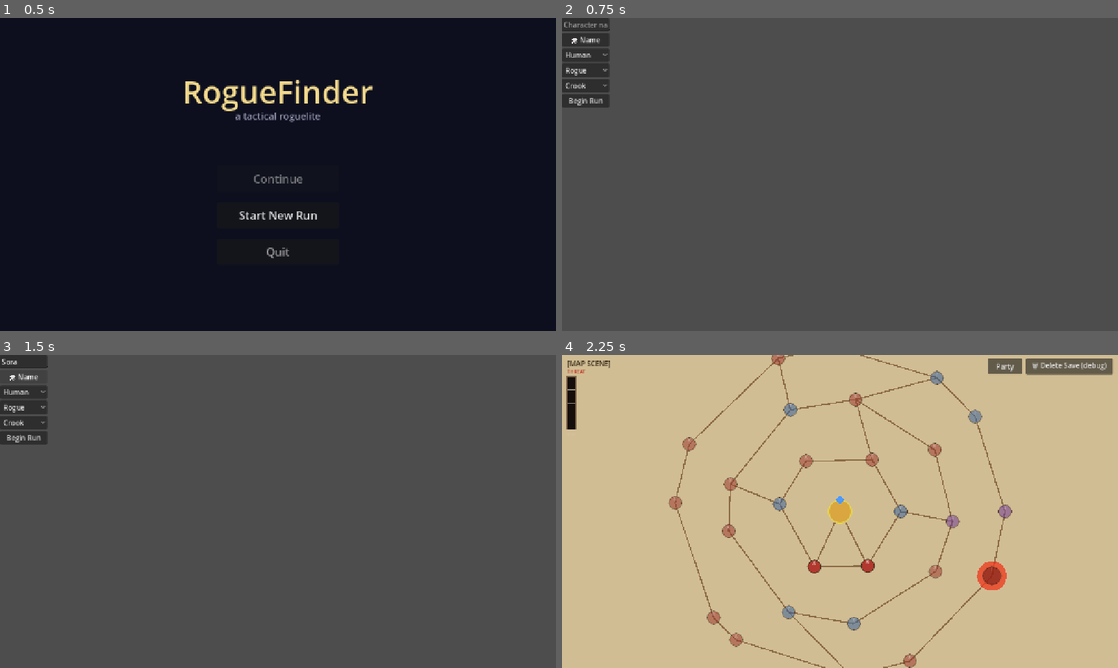
Above: before the commit, frames 1-4 (two rows, left to right).
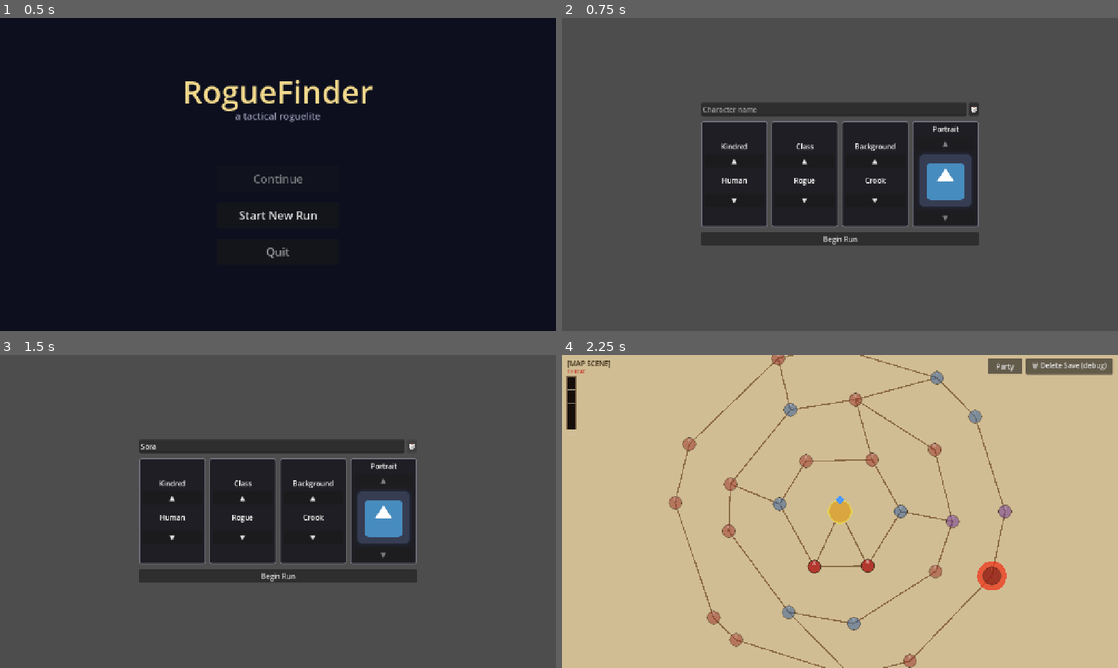
Above: after the commit, the same moments.

Repository: caleb-the-dev/RogueFinder
Game: Godot game, scene res://main.tscn
Same seed, same stepped clock (60 frames per second), same inputs: the game is played once before the commit and once after it. The engine's default icon, where the game draws it, is replaced by a stand-in: a white triangle on a blue panel in a dark square.
Inputs:
- Up to frame 1 (0.5 s): no input
- Up to frame 2 (0.75 s): click "Start New Run" at 0.5 s
- Up to frame 3 (1.5 s): click "🎲 Name" (after the commit: "🎲") at 1.25 s
- Up to frame 4 (2.25 s): click "Begin Run" at 2 s

Frame 1 is identical in both runs. In frame 2, 21% of the frame differs, in the area x 0-75%, y 0-73%; in frame 3, 21%; in frame 4, less than 0.1%.

Commit message:
fix(creation): center UI, fix dial cycling (Array ref), bump column sizes

Diff:
--- a/rogue-finder/scripts/ui/CharacterCreationManager.gd
+++ b/rogue-finder/scripts/ui/CharacterCreationManager.gd
@@ -4,23 +4,21 @@
 ## --- CharacterCreationManager ---
 ## Single-screen character creation. Player picks name, kindred, class,
 ## background, and portrait. Builds CombatantData and hands off to MapScene.
-## B2: OptionButton controls. B3 will replace with Dial widgets.
+## B2: inline slot-wheel columns. B3 will extract these into a reusable Dial component.
 
 const MAP_SCENE_PATH := "res://scenes/map/MapScene.tscn"
 
-## Parallel arrays: index N in _xxx_ids matches item N in its OptionButton.
-var _kindred_ids:      Array[String] = []
-var _class_ids:        Array[String] = []
-var _class_display:    Array[String] = []
-var _bg_ids:           Array[String] = []
-var _bg_display:       Array[String] = []
-var _portrait_ids:     Array[String] = []
-var _portrait_display: Array[String] = []
-
-var _name_field:  LineEdit     = null
-var _kindred_opt: OptionButton = null
-var _class_opt:   OptionButton = null
-var _bg_opt:      OptionButton = null
+var _kindred_ids:   Array[String] = []
+var _class_ids:     Array[String] = []
+var _class_display: Array[String] = []
+var _bg_ids:        Array[String] = []
+var _bg_display:    Array[String] = []
+var _portrait_ids:  Array[String] = []
+
+var _name_field:  LineEdit = null
+var _kindred_idx: int = 0
+var _class_idx:   int = 0
+var _bg_idx:      int = 0
 
 func _ready() -> void:
 	_load_data()
@@ -37,49 +35,153 @@
 		_bg_display.append(b.background_name)
 	for p in PortraitLibrary.all_portraits():
 		_portrait_ids.append(p.portrait_id)
-		_portrait_display.append(p.portrait_name)
 
 func _build_ui() -> void:
-	var vbox := VBoxContainer.new()
-	add_child(vbox)
-
+	var full := Control.new()
+	full.set_anchors_preset(Control.PRESET_FULL_RECT)
+	add_child(full)
+
+	var center := CenterContainer.new()
+	center.set_anchors_preset(Control.PRESET_FULL_RECT)
+	full.add_child(center)
+
+	var root := VBoxContainer.new()
+	root.add_theme_constant_override("separation", 12)
+	root.custom_minimum_size = Vector2(640, 0)
+	center.add_child(root)
+
+	var name_row := HBoxContainer.new()
+	root.add_child(name_row)
 	_name_field = LineEdit.new()
 	_name_field.placeholder_text = "Character name"
-	vbox.add_child(_name_field)
-
-	var dice_name := Button.new()
-	dice_name.text = "🎲 Name"
-	dice_name.pressed.connect(_on_dice_name)
-	vbox.add_child(dice_name)
-
-	_kindred_opt = OptionButton.new()
-	for k in KindredLibrary.all_kindreds():
-		_kindred_opt.add_item(k.kindred_id)
-	_kindred_opt.item_selected.connect(func(_i): _on_pick_changed())
-	vbox.add_child(_kindred_opt)
-
-	_class_opt = OptionButton.new()
-	for i in range(_class_ids.size()):
-		_class_opt.add_item(_class_display[i])
-	_class_opt.item_selected.connect(func(_i): _on_pick_changed())
-	vbox.add_child(_class_opt)
-
-	_bg_opt = OptionButton.new()
-	for i in range(_bg_ids.size()):
-		_bg_opt.add_item(_bg_display[i])
-	_bg_opt.item_selected.connect(func(_i): _on_pick_changed())
-	vbox.add_child(_bg_opt)
+	_name_field.size_flags_horizontal = Control.SIZE_EXPAND_FILL
+	name_row.add_child(_name_field)
+	var dice_btn := Button.new()
+	dice_btn.text = "🎲"
+	dice_btn.pressed.connect(_on_dice_name)
+	name_row.add_child(dice_btn)
+
+	var dials := HBoxContainer.new()
+	dials.add_theme_constant_override("separation", 8)
+	root.add_child(dials)
+
+	dials.add_child(_build_text_dial("Kindred", _kindred_ids, _kindred_ids,
+		func(i: int): _kindred_idx = i))
+	dials.add_child(_build_text_dial("Class", _class_ids, _class_display,
+		func(i: int): _class_idx = i))
+	dials.add_child(_build_text_dial("Background", _bg_ids, _bg_display,
+		func(i: int): _bg_idx = i))
+	dials.add_child(_build_portrait_dial())
 
 	var confirm := Button.new()
 	confirm.text = "Begin Run"
 	confirm.pressed.connect(_on_confirm)
-	vbox.add_child(confirm)
+	root.add_child(confirm)
+
+func _build_text_dial(header: String, ids: Array[String], display: Array[String],
+		on_select: Callable) -> PanelContainer:
+	# Array used as a mutable int ref — GDScript 4 closures capture locals by value,
+	# so a plain int would reset to 0 on every press.
+	var idx: Array[int] = [0]
+	var panel := PanelContainer.new()
+	panel.size_flags_horizontal = Control.SIZE_EXPAND_FILL
+	panel.custom_minimum_size = Vector2(140, 0)
+	_apply_drum_style(panel)
+
+	var col := VBoxContainer.new()
+	col.alignment = BoxContainer.ALIGNMENT_CENTER
+	col.add_theme_constant_override("separation", 6)
+	panel.add_child(col)
+
+	var header_lbl := Label.new()
+	header_lbl.text = header
+	header_lbl.horizontal_alignment = HORIZONTAL_ALIGNMENT_CENTER
+	col.add_child(header_lbl)
+
+	var up_btn := Button.new()
+	up_btn.text = "▲"
+	up_btn.disabled = ids.size() <= 1
+	col.add_child(up_btn)
+
+	var item_lbl := Label.new()
+	item_lbl.text = display[0] if not display.is_empty() else ""
+	item_lbl.horizontal_alignment = HORIZONTAL_ALIGNMENT_CENTER
+	item_lbl.custom_minimum_size = Vector2(0, 48)
+	item_lbl.vertical_alignment = VERTICAL_ALIGNMENT_CENTER
+	col.add_child(item_lbl)
+
+	var down_btn := Button.new()
+	down_btn.text = "▼"
+	down_btn.disabled = ids.size() <= 1
+	col.add_child(down_btn)
+
+	up_btn.pressed.connect(func():
+		idx[0] = (idx[0] - 1 + ids.size()) % ids.size()
+		item_lbl.text = display[idx[0]]
+		on_select.call(idx[0])
+		_on_pick_changed()
+	)
+	down_btn.pressed.connect(func():
+		idx[0] = (idx[0] + 1) % ids.size()
+		item_lbl.text = display[idx[0]]
+		on_select.call(idx[0])
+		_on_pick_changed()
+	)
+
+	return panel
+
+func _build_portrait_dial() -> PanelContainer:
+	var panel := PanelContainer.new()
+	panel.size_flags_horizontal = Control.SIZE_EXPAND_FILL
+	panel.custom_minimum_size = Vector2(140, 0)
+	_apply_drum_style(panel)
+
+	var col := VBoxContainer.new()
+	col.alignment = BoxContainer.ALIGNMENT_CENTER
+	col.add_theme_constant_override("separation", 6)
+	panel.add_child(col)
+
+	var header_lbl := Label.new()
+	header_lbl.text = "Portrait"
+	header_lbl.horizontal_alignment = HORIZONTAL_ALIGNMENT_CENTER
+	col.add_child(header_lbl)
+
+	var up_btn := Button.new()
+	up_btn.text = "▲"
+	up_btn.disabled = true
+	col.add_child(up_btn)
+
+	var icon := TextureRect.new()
+	icon.texture = load("res://icon.svg")
+	icon.custom_minimum_size = Vector2(64, 64)
+	icon.stretch_mode = TextureRect.STRETCH_KEEP_ASPECT_CENTERED
+	icon.size_flags_horizontal = Control.SIZE_SHRINK_CENTER
+	col.add_child(icon)
+
+	var down_btn := Button.new()
+	down_btn.text = "▼"
+	down_btn.disabled = true
+	col.add_child(down_btn)
+
+	return panel
+
+func _apply_drum_style(panel: PanelContainer) -> void:
+	var style := StyleBoxFlat.new()
+	style.bg_color = Color(0.12, 0.12, 0.14, 1.0)
+	style.set_border_width_all(2)
+	style.border_color = Color(0.45, 0.45, 0.5, 1.0)
+	style.set_corner_radius_all(4)
+	style.content_margin_left   = 8.0
+	style.content_margin_right  = 8.0
+	style.content_margin_top    = 6.0
+	style.content_margin_bottom = 6.0
+	panel.add_theme_stylebox_override("panel", style)
 
 func _on_pick_changed() -> void:
 	_calc_preview()
 
 func _on_dice_name() -> void:
-	var kindred_id: String = _kindred_ids[_kindred_opt.selected] if not _kindred_ids.is_empty() else ""
+	var kindred_id: String = _kindred_ids[_kindred_idx] if not _kindred_ids.is_empty() else ""
 	var pool: Array[String] = KindredLibrary.get_name_pool(kindred_id)
 	if pool.is_empty():
 		_name_field.text = "Unit"
@@ -87,10 +189,10 @@
 	_name_field.text = pool[randi() % pool.size()]
 
 func _on_confirm() -> void:
-	var kindred_id: String  = _kindred_ids[_kindred_opt.selected]  if not _kindred_ids.is_empty()  else ""
-	var class_id: String    = _class_ids[_class_opt.selected]      if not _class_ids.is_empty()    else ""
-	var bg_id: String       = _bg_ids[_bg_opt.selected]            if not _bg_ids.is_empty()       else ""
-	var portrait_id: String = _portrait_ids[0] if not _portrait_ids.is_empty() else ""
+	var kindred_id: String  = _kindred_ids[_kindred_idx] if not _kindred_ids.is_empty() else ""
+	var class_id: String    = _class_ids[_class_idx]     if not _class_ids.is_empty()   else ""
+	var bg_id: String       = _bg_ids[_bg_idx]           if not _bg_ids.is_empty()      else ""
+	var portrait_id: String = _portrait_ids[0]           if not _portrait_ids.is_empty() else ""
 	var pc := _build_pc(_name_field.text, kindred_id, class_id, bg_id, portrait_id)
 	GameState.party.append(pc)
 	get_tree().change_scene_to_file(MAP_SCENE_PATH)
